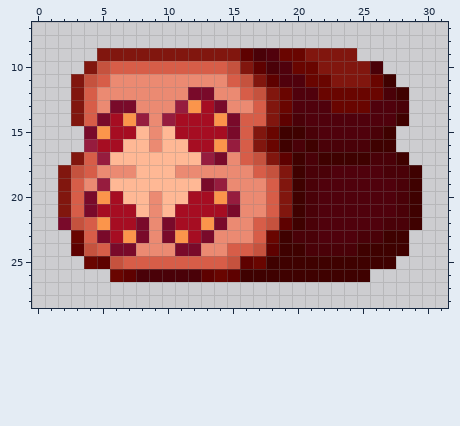
A pixel-art sprite gets an edit: Resources/Textures/SS220/Objects/Consumable/Food/tomato.rsi/tomatobread.png. Above is the file before it was changed.
The file is 32x32 pixels. Shown: x 0..31, y 7..28. The old version is drawn lined up with the new one.
New version:
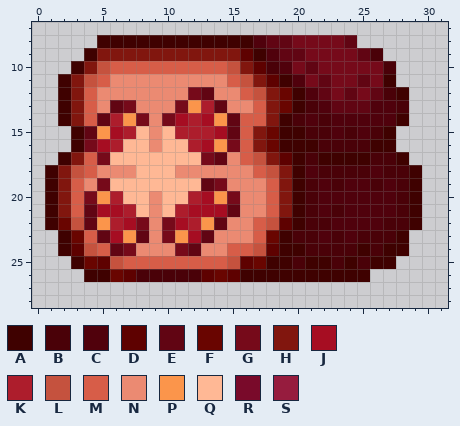
Palette (. is transparent): A #3f0100  B #4a0108  C #50010c  D #5e0100  E #610513  F #690500  G #760a1a  H #81160e  J #a60d22  K #ad1d2c  L #c5523e  M #d75d48  N #eb8a72  P #fb954b  Q #ffb895  R #790a2a  S #961c3e
Difference:
whole drawing moved by +1,+0 (the old picture is shown already moved)
@@ x 0..31 @@
  7 ................................
- 8 ................................
- 9 .....HHHHHHHHHHHDBCFFHHHH.......
-10 ....HLMMMMMMMMMLHDBCFFHHHHB.....
-11 ...HLMNNNNNNNNNMLHDCCFFHHHFA....
-12 ...HMNNNNNNNRRNNMLHFCCFFFFFBA...
-13 ...HMNRRNNNSPJRNNMHFCCCFFFCCB...
-14 ...HMRJPSNSJJJPRMMHDBCCCCCCCA...
-15 ....RPJJQNQJJJJRMHFAABCCCCBA....
-16 ....SJJQQNQQJJPSMHFABABBBBAA....
-17 ...HMSQQQQQQQSRNMLHDABAAAABBA...
-18 ..HLMNNNQQQNNNNNNMLHABBCCCCBBA..
-19 ..HMNSQQQQQQQRSNNNMHABCCCCCCBA..
-20 ..HMRPJQQNQQJJPSNNMHABCCCCCCBA..
-21 ..HMRJJJQNQJJJJRNNMHABCCCCCCBA..
-22 ..RLMPJJRNRJJPRNNMLDABCCCCCBBA..
-23 ...FMRJPRNRPJRNNNMFABBCCCBBAA...
-24 ...DLMRRNNNRRNNMMLDAABBBBAAAA...
-25 ....FDLMMMMMMMMLDFAAAAAAAAAA....
-26 ......FDBBBBBDFDAAAAAAAAAA......
+ 8 .....AAAAAAAAAAAACEEGGGGE.......
+ 9 ....AHHHHHHHHHHHDACEEGGGGEB.....
+10 ...AHLMMMMMMMMMLHDBCGEGGGGGB....
+11 ..AHLMNNNNNNNNNMLHDACGEGGEGA....
+12 ..AHMNNNNNNNGENNMLHFACEGEGEBA...
+13 ..AHMNEGNNNGPKENNMHFABCEEECCB...
+14 ..AHMEKPGNGJKJPEMMHABCBCCCCCA...
+15 ...AEPJKQNQKKKJEMHFAABBCBCBA....
+16 ...AGJKQQNQQKJPGMHFAAABBBBAA....
+17 ..AHMGQQQQQQQGENMLHDABAAAABBA...
+18 .AHLMNNNQQQNNNNNNMLHACBBBBCBBA..
+19 .AHMNGQQQQQQQEGNNNMHABCBCCBCBA..
+20 .AHMGPKQQNQQKJPGNNMHABCCCCCCBA..
+21 .AHMEJJKQNQKJJJENNMHABCBCCCCBA..
+22 .AFLEPKJGNGJKPENNMLDABBCCCCBBA..
+23 ..AFMEJPENGPJENNNMFABBCBCBBBA...
+24 ..ADLMEGNNNGENNMMLDAABBBBABAA...
+25 ...AFDLMMMMMMMMLDFAABAABABAA....
+26 ....AAFDBBBBBDFDAAAAAAAAAA......
 27 ................................
Changed places in both pictures, as pixel boxes (x1, y1, x2, y2):
changed: (45, 35, 396, 282)
